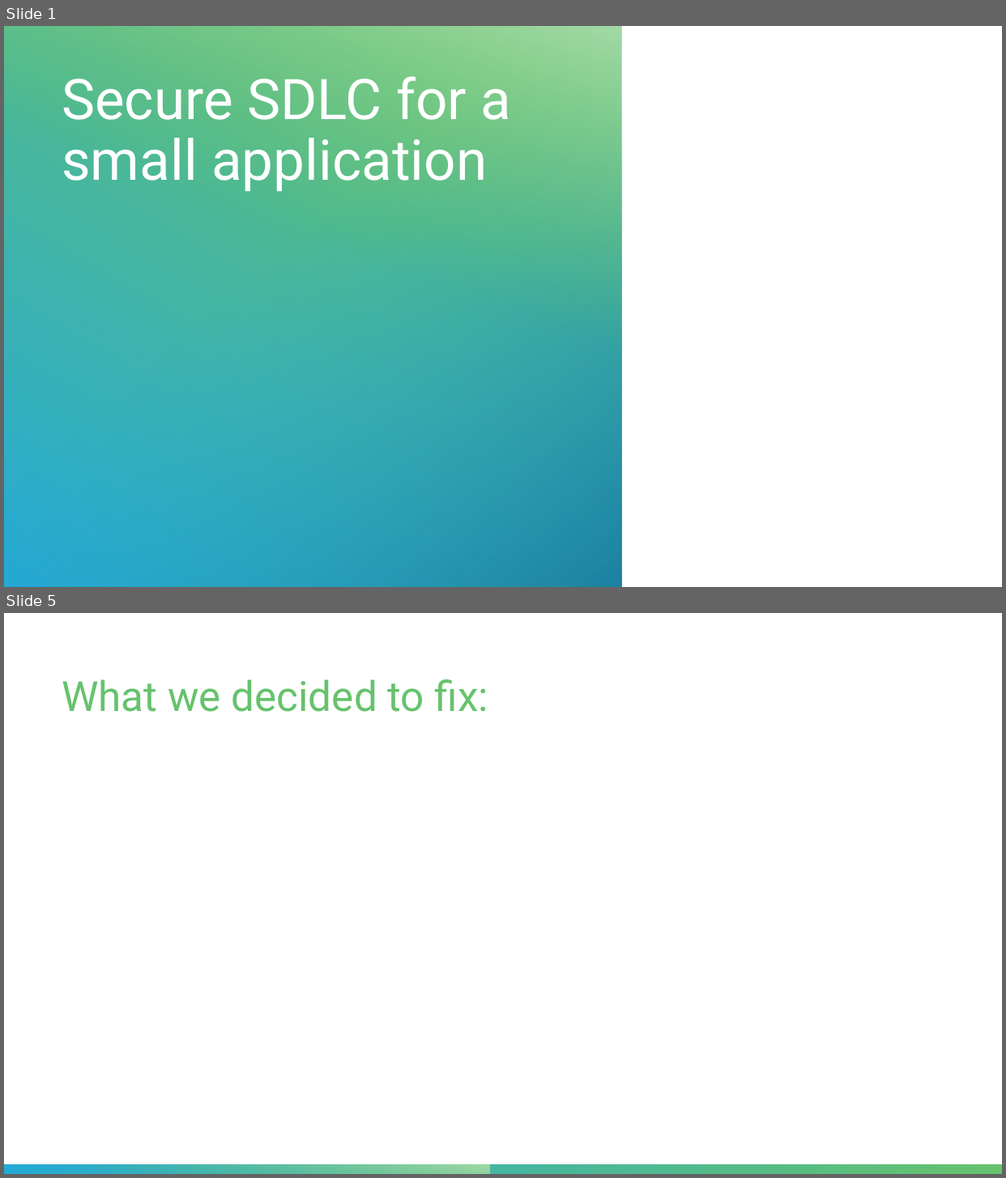
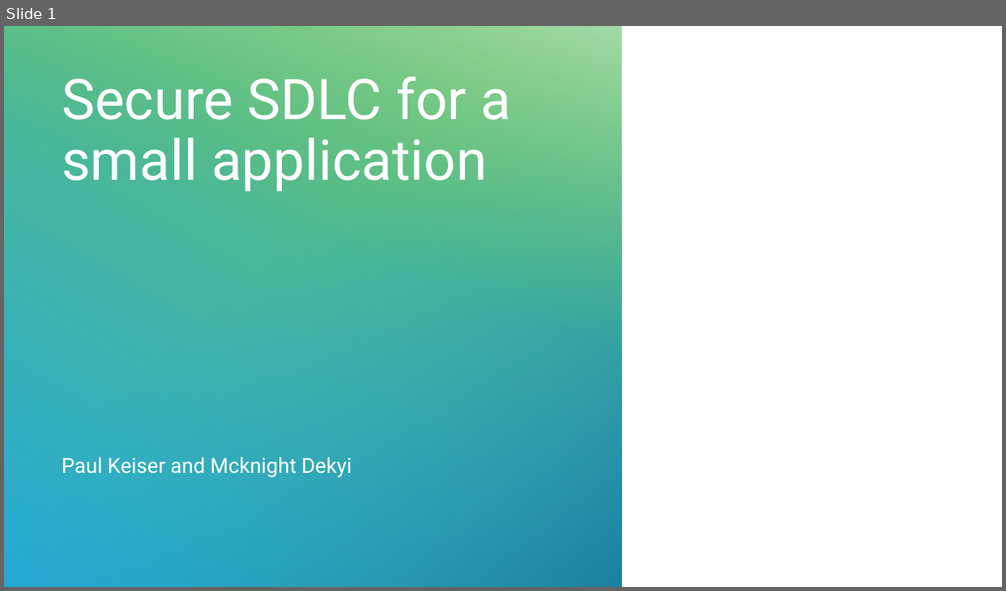
Before and after one commit to PaullyDK/DevSecOpsProjOne, a slide deck: Presentation/proj1.pptx. Shown one above the other, each under a label of ours: slides 1 and 5 before the commit, slide 1 after it; the slides between them are not shown. The pictures are 1006x1178 and 1006x591 pixels, drawn with LibreOffice and Linux fonts; fonts in the diff are those of the drawing; background and template pictures are left out. Boxes give left, top, right and bottom in pixels: in the first picture for what was removed or moved away, otherwise in the second. Text is boxed around its words. In the diff, an @@ line names an element or a change of style, - is before the commit and + after.

```diff
--- a/Presentation/proj1.pptx
+++ b/Presentation/proj1.pptx
@@ slide 5 removed at [4,613,1002,1174], background #FFFFFF @@
@@ title removed at [62,679,488,712] @@
-What we decided to fix:
@@ rectangle removed at [4,1165,1002,1174] @@
@@ rectangle removed at [4,1165,488,1174] @@
@@ slide 1 changed as well @@
@@ subtitle added at [62,457,351,478], 20 pt, text #FFFFFF @@
+Paul Keiser and Mcknight Dekyi
```
Also in this commit, not shown: 1 other slide changed, 1 slide added, 3 other slides removed, 3 other files.
